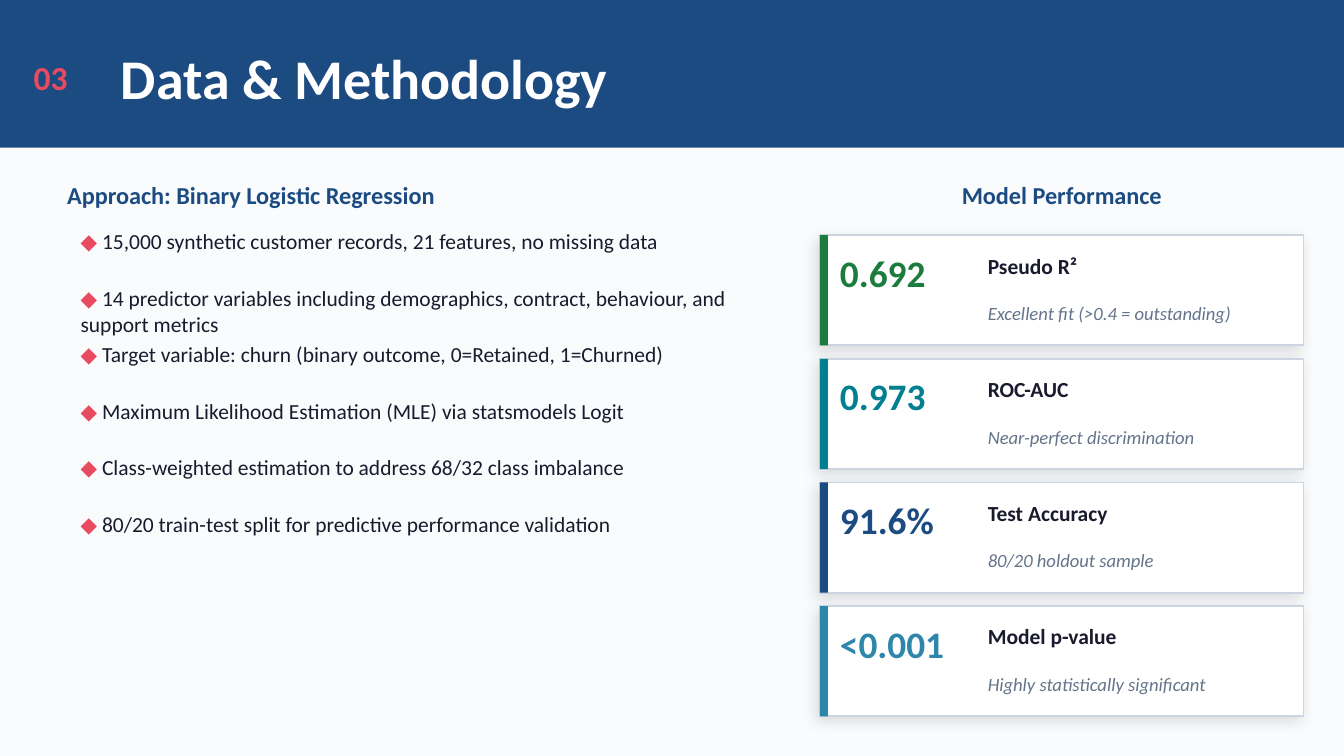
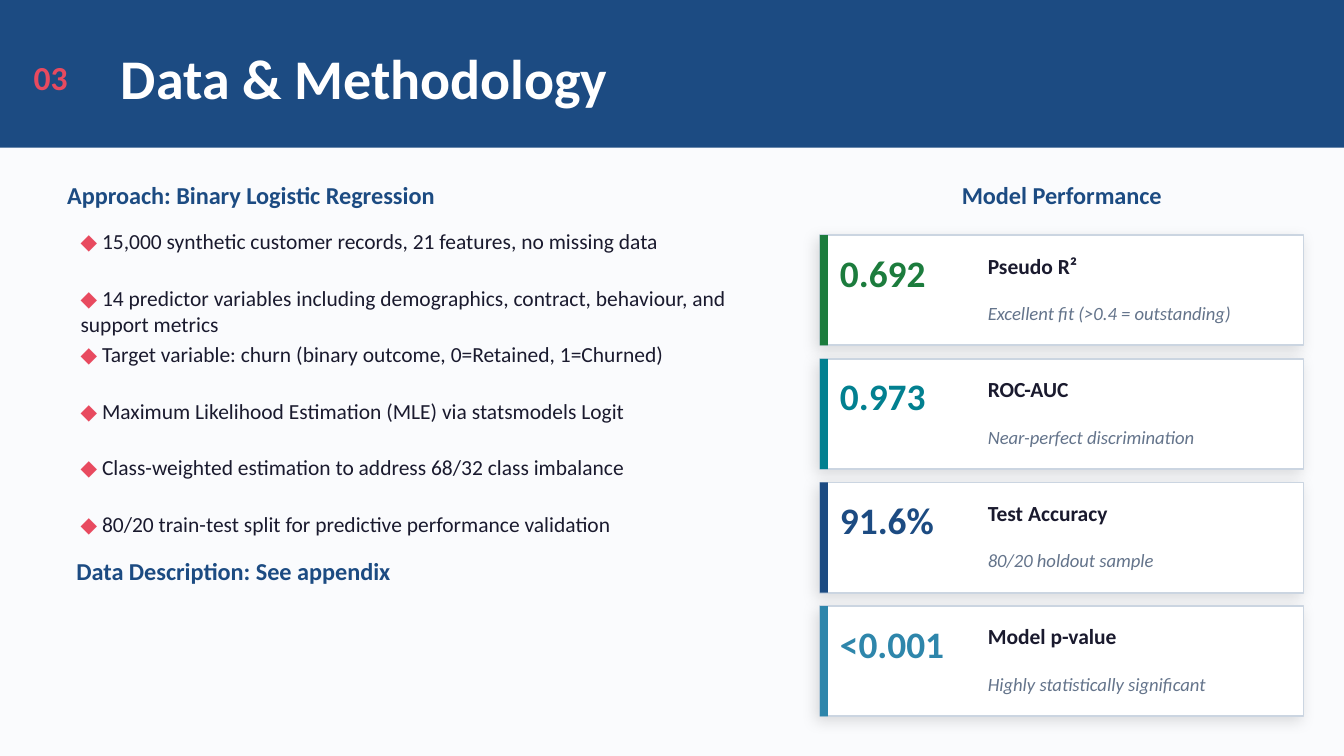
Before and after one commit to Snazz2001/churn_analysis, a slide deck: slide 5 of Churn_Analysis_Presentation-zheng 02-20.pptx (slide 4 before the commit). Drawn at 1344x756 pixels with LibreOffice and Linux fonts; fonts in the diff are those of the drawing. Boxes give left, top, right and bottom in pixels: in the first picture for what was removed or moved away, otherwise in the second. Text is boxed around its words. In the diff, an @@ line names an element or a change of style, - is before the commit and + after.

```diff
--- a/Churn_Analysis_Presentation-zheng 02-20.pptx
+++ b/Churn_Analysis_Presentation-zheng 02-20.pptx
@@ text added at [76, 563, 390, 584], 13 pt, text #1C4B82, bold @@
+Data Description: See appendix
```
Also in this commit, not shown: 7 other slides changed, 1 slide added.
